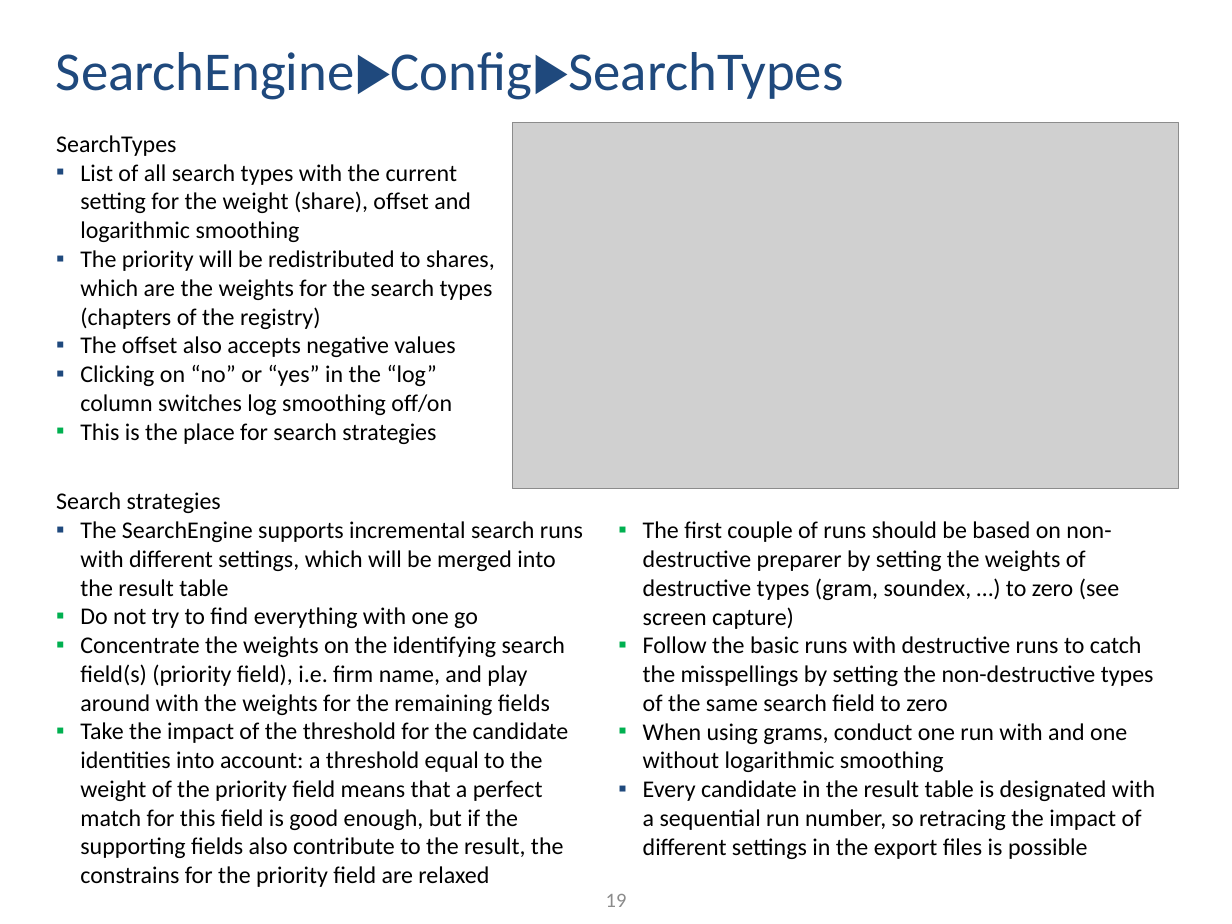
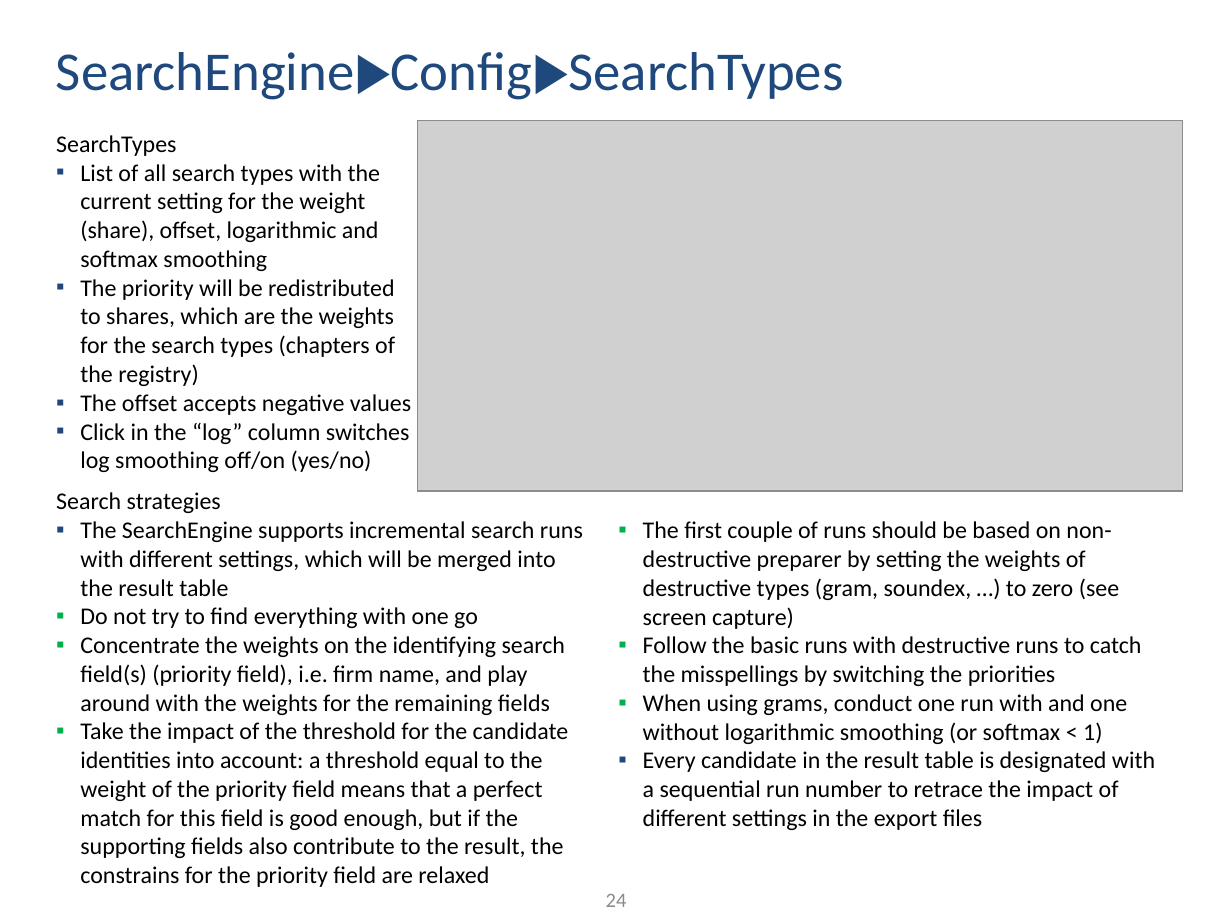
Before and after one commit to ThorstenDoherr/searchengine, a slide deck: slide 24 of doc/Manual.pptx (slide 19 before the commit). Drawn at 1232x924 pixels with LibreOffice and Linux fonts; fonts in the diff are those of the drawing; grey boxes stand for pictures. Boxes give left, top, right and bottom in pixels: in the first picture for what was removed or moved away, otherwise in the second. Text is boxed around its words. In the diff, an @@ line names an element or a change of style, - is before the commit and + after.

```diff
--- a/doc/Manual.pptx
+++ b/doc/Manual.pptx
@@ picture: place and size @@
-picture at <box>513,122,1179,488</box>
+picture at <box>418,121,1183,492</box>
@@ text at <box>80,164,381,271</box>: text changed @@
-  ▪ List of all search types with the current setting for the weight (share), offset and logarithmic smoothing
+  ▪ List of all search types with the current setting for the weight (share), offset, logarithmic and softmax smoothing
@@ text at <box>80,394,411,472</box>: text changed @@
-  ▪ The offset also accepts negative values
-  ▪ Clicking on “no” or “yes” in the “log” column switches log smoothing off/on
-  ▪ This is the place for search strategies
+  ▪ The offset accepts negative values
+  ▪ Click in the “log” column switches log smoothing off/on (yes/no)
@@ text at <box>643,636,1155,830</box>: text changed @@
-  ▪ Follow the basic runs with destructive runs to catch the misspellings by setting the non-destructive types of the same search field to zero
-  ▪ When using grams, conduct one run with and one without logarithmic smoothing
-  ▪ Every candidate in the result table is designated with a sequential run number, so retracing the impact of different settings in the export files is possible
+  ▪ Follow the basic runs with destructive runs to catch the misspellings by switching the priorities
+  ▪ When using grams, conduct one run with and one without logarithmic smoothing (or softmax < 1)
+  ▪ Every candidate in the result table is designated with a sequential run number to retrace the impact of different settings in the export files
@@ page number at <box>606,894,627,907</box>: text changed @@
-19
+24
```
Also in this commit, not shown: 20 other slides changed, 5 slides added, 3 other files.
